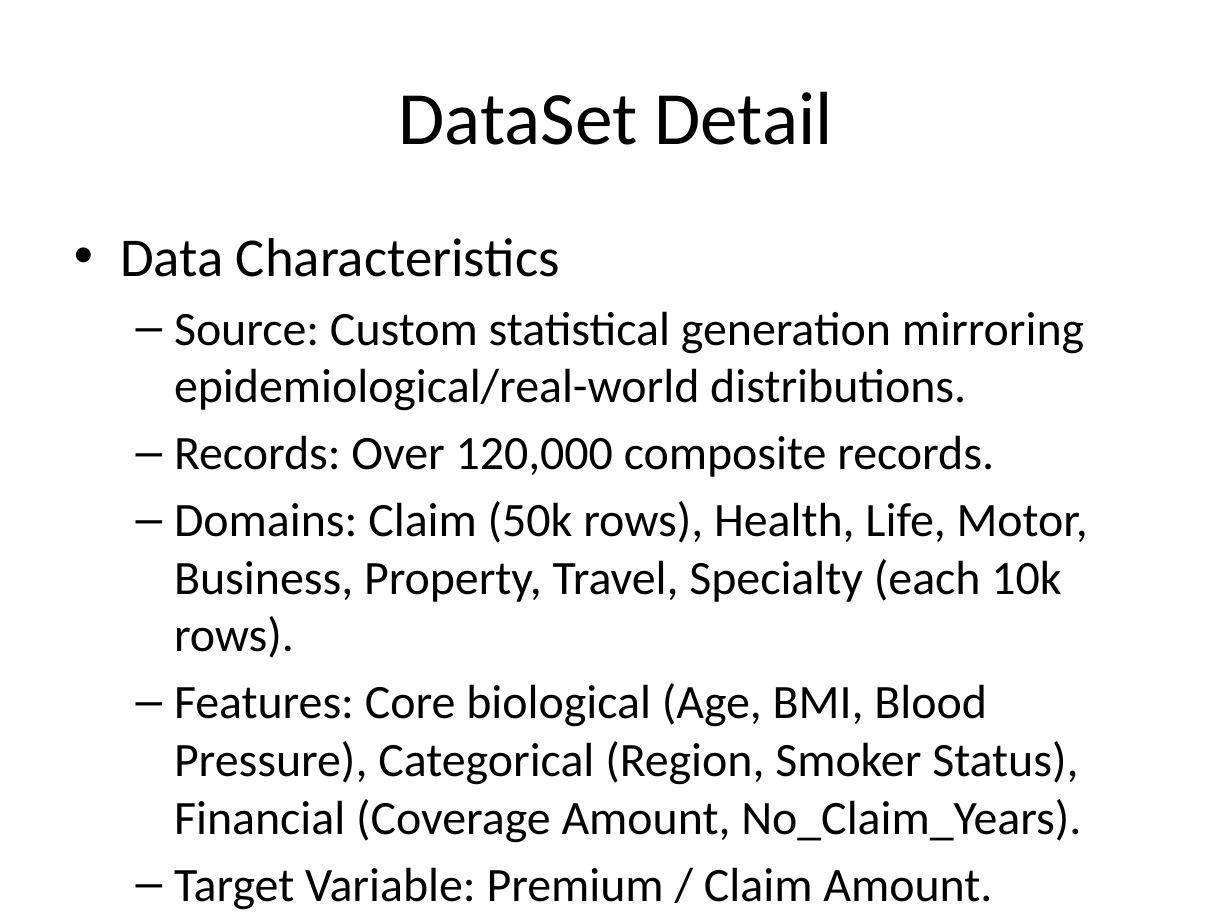
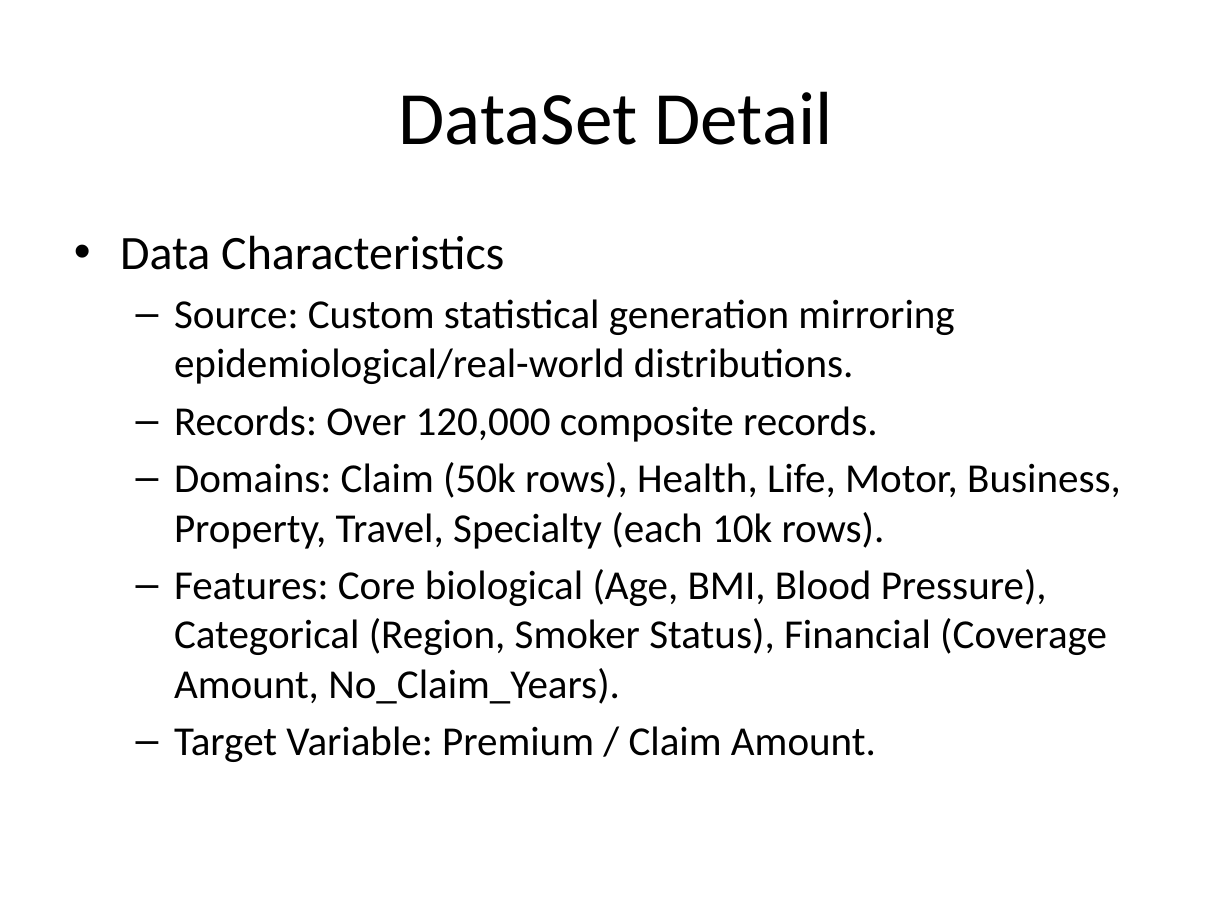
Before and after one commit to vishalydv3406-rgb/insurance_cost_predictor, a slide deck: slide 3 of docs/Project_Presentation.pptx. Drawn at 1232x924 pixels with LibreOffice and Linux fonts; fonts in the diff are those of the drawing. Boxes give left, top, right and bottom in pixels: in the first picture for what was removed or moved away, otherwise in the second. Text is boxed around its words. In the diff, an @@ line names an element or a change of style, - is before the commit and + after.

```diff
--- a/docs/Project_Presentation.pptx
+++ b/docs/Project_Presentation.pptx
@@ text "Data Characteristics" at [120,235,1121,762]: size 32 to 28 pt in "Data Characteristics"; size 28 to 24 pt @@
```
Also in this commit, not shown: 5 other slides changed, 1 other file.
